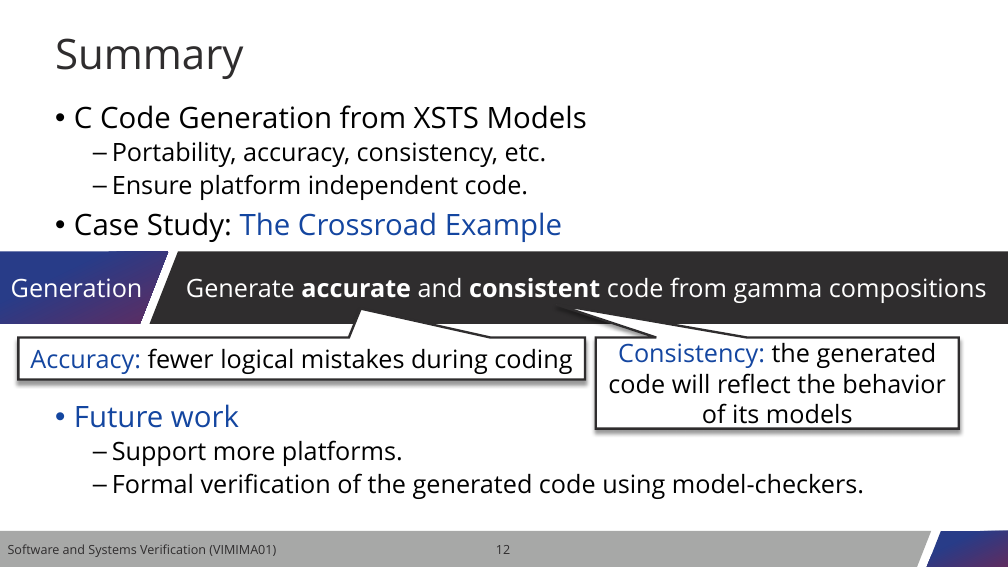
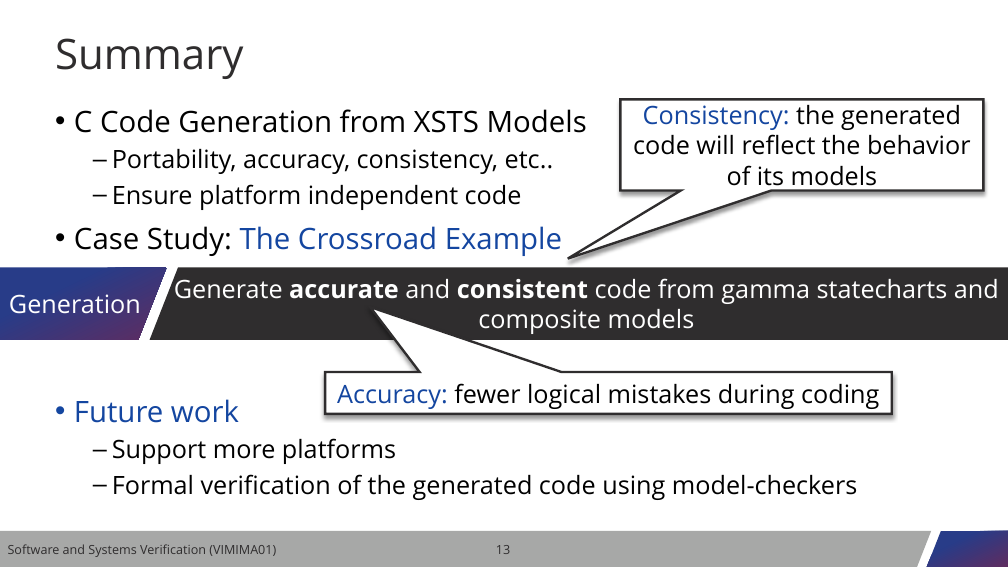
Before and after one commit to nagyl1999/gamma-c, a slide deck: slide 13 of presentation/gamma-c.pptx (slide 12 before the commit). Drawn at 1008x567 pixels with LibreOffice and Linux fonts; fonts in the diff are those of the drawing; background and template pictures are left out. Boxes give left, top, right and bottom in pixels: in the first picture for what was removed or moved away, otherwise in the second. Text is boxed around its words. In the diff, an @@ line names an element or a change of style, - is before the commit and + after.

Commit message:
presentation

```diff
--- a/presentation/gamma-c.pptx
+++ b/presentation/gamma-c.pptx
@@ text at (74,109,587,423): line spacing 0.9 to 1 @@
@@ speech box "Consistency: the generated code will ..." at (621,99,984,190): proportions changed @@
@@ speech box "Consistency: the generated code will ...": place and size @@
-speech box "Consistency: the generated code will ..." at (596,338,959,429)
+speech box "Consistency: the generated code will ..." at (621,99,984,190)
@@ text at (112,149,554,210): text changed @@
-  – Portability, accuracy, consistency, etc.
-  – Ensure platform independent code.
+  – Portability, accuracy, consistency, etc..
+  – Ensure platform independent code
@@ freeform shape "Generation": place and size @@
-freeform shape "Generation" at (0,251,169,324)
+freeform shape "Generation" at (0,268,167,340)
@@ freeform shape "Generate accurate and consistent code ...": place and size @@
-freeform shape "Generate accurate and consistent code ..." at (150,251,1008,324)
+freeform shape "Generate accurate and consistent code ..." at (150,268,1008,340)
@@ text in freeform shape at (174,275,999,334): text changed @@
-Generate accurate and consistent code from gamma compositions
+Generate accurate and consistent code from gamma statecharts and composite models
@@ speech box "Accuracy: fewer logical mistakes during ...": place and size @@
-speech box "Accuracy: fewer logical mistakes during ..." at (18,338,585,380)
+speech box "Accuracy: fewer logical mistakes during ..." at (325,372,892,414)
@@ speech box "Accuracy: fewer logical mistakes during ..." at (325,372,892,414): proportions changed @@
@@ text at (112,438,857,500): text changed @@
-  – Support more platforms.
-  – Formal verification of the generated code using model-checkers.
+  – Support more platforms
+  – Formal verification of the generated code using model-checkers
@@ page number at (496,545,510,554): text changed @@
-12
+13
```
Also in this commit, not shown: 7 other slides changed, 1 slide added, 8 other files.
